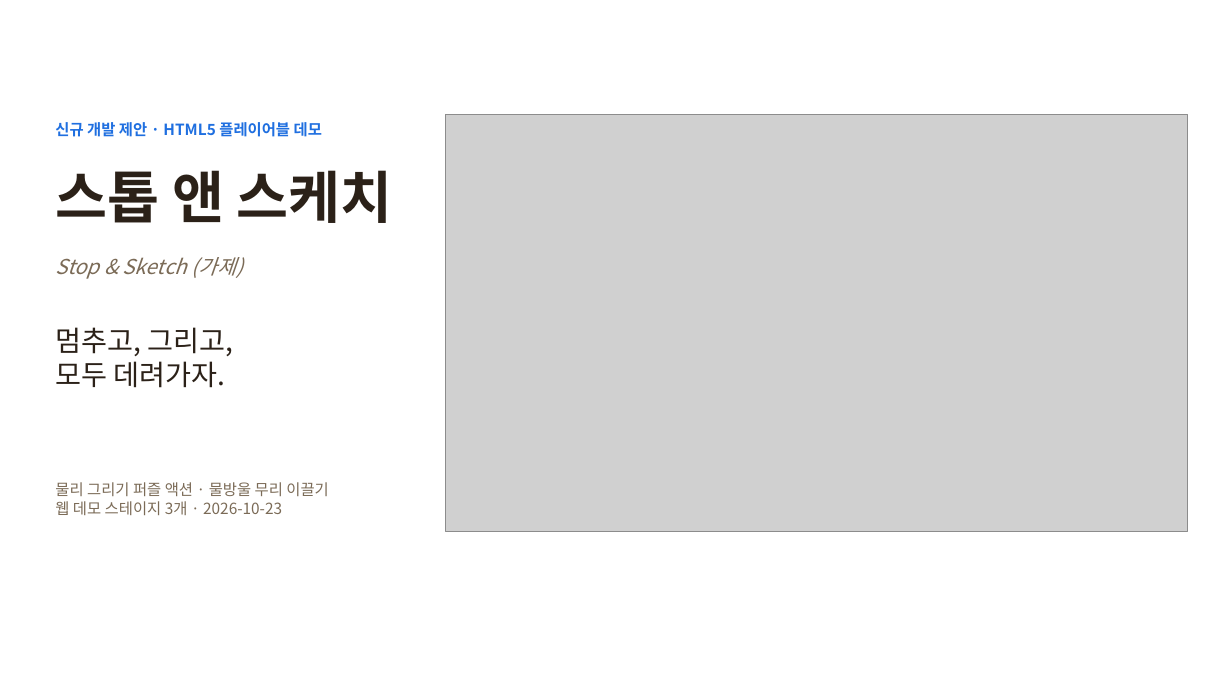
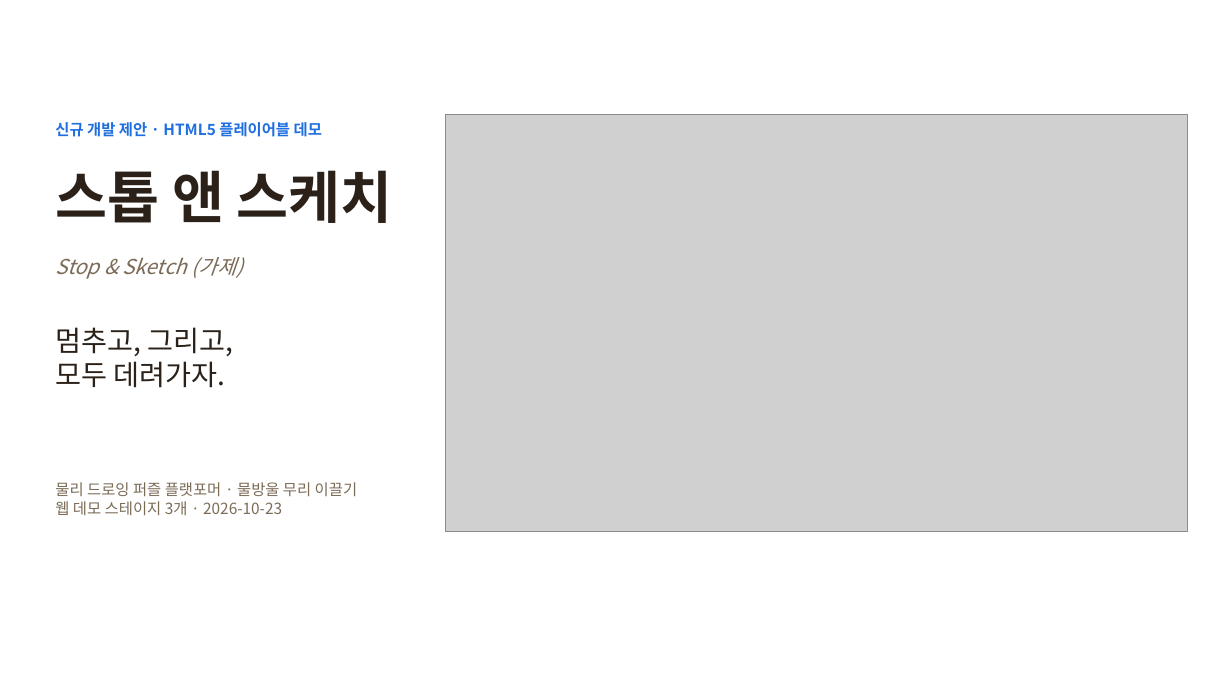
Before and after one commit to willy9068/Stop-Sketch, a slide deck: slide 1 of 스톱앤스케치_제안서.pptx. Drawn at 1232x693 pixels with LibreOffice and Linux fonts; fonts in the diff are those of the drawing; grey boxes stand for pictures. Boxes give left, top, right and bottom in pixels: in the first picture for what was removed or moved away, otherwise in the second. Text is boxed around its words. In the diff, an @@ line names an element or a change of style, - is before the commit and + after.

```diff
--- a/스톱앤스케치_제안서.pptx
+++ b/스톱앤스케치_제안서.pptx
@@ text at [55, 482, 357, 496]: text changed @@
-물리 그리기 퍼즐 액션 · 물방울 무리 이끌기
+물리 드로잉 퍼즐 플랫포머 · 물방울 무리 이끌기
```
Also in this commit, not shown: 1 other slide changed, 8 other files.
